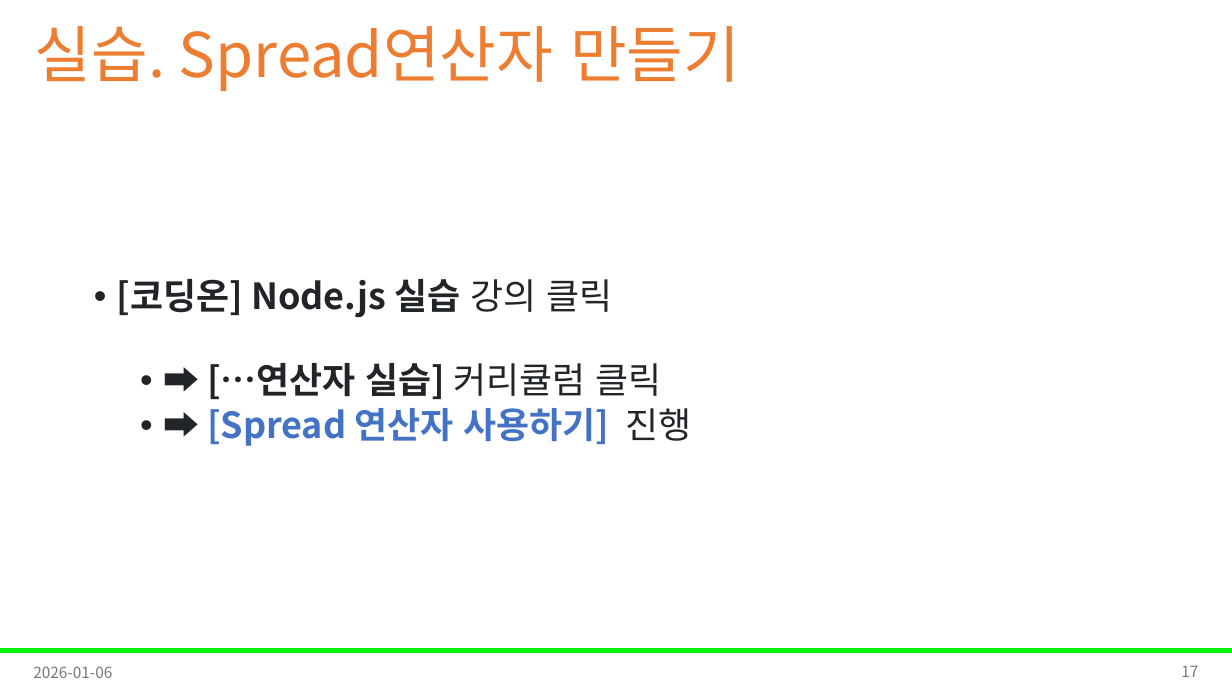
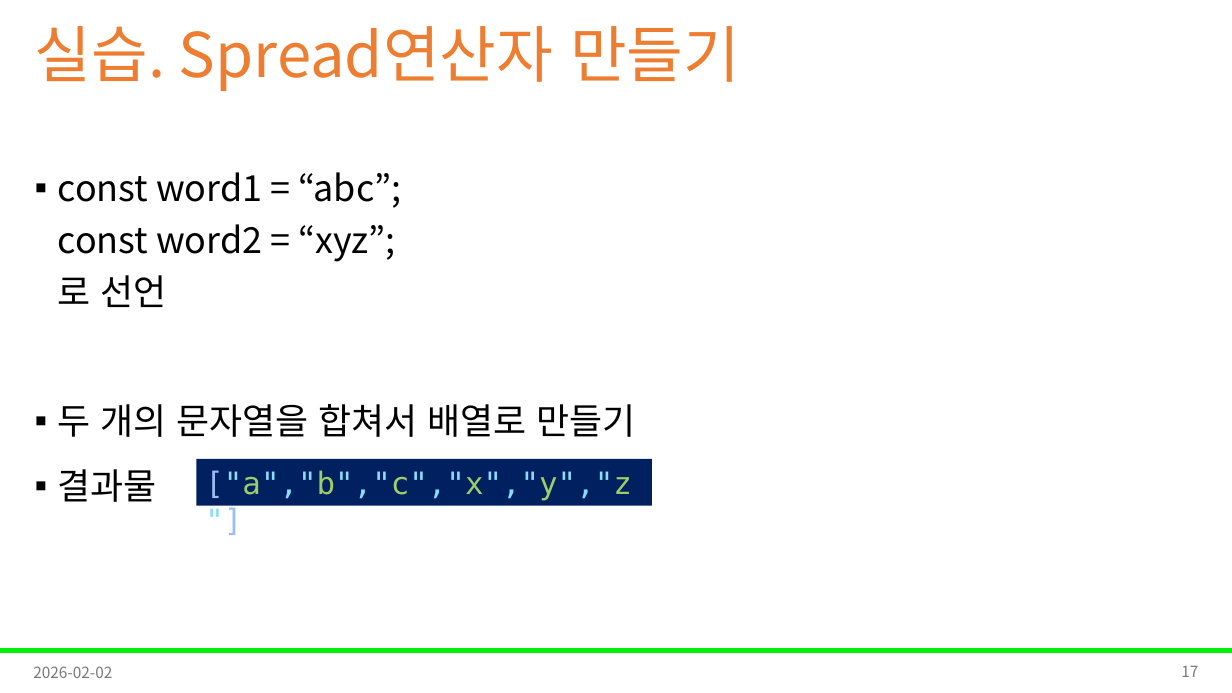
Before and after one commit to Leader-Lesson/KDT_RE_5th, a slide deck: slide 17 of material/4_WEB/03_Javascript(2).pptx. Drawn at 1232x693 pixels with LibreOffice and Linux fonts; fonts in the diff are those of the drawing; background and template pictures are left out. Boxes give left, top, right and bottom in pixels: in the first picture for what was removed or moved away, otherwise in the second. Text is boxed around its words. In the diff, an @@ line names an element or a change of style, - is before the commit and + after.

```diff
--- a/material/4_WEB/03_Javascript(2).pptx
+++ b/material/4_WEB/03_Javascript(2).pptx
@@ text added at [58,172,636,502], 28 pt, text #000000 @@
+▪ const word1 = “abc”;
+  const word2 = “xyz”;
+  로 선언
+▪ 두 개의 문자열을 합쳐서 배열로 만들기
+▪ 결과물
@@ text removed at [117,279,691,446] @@
-• [코딩온] Node.js 실습 강의 클릭
-  • ➡ […연산자 실습] 커리큘럼 클릭
-  • ➡ [Spread 연산자 사용하기] 진행
@@ rectangle added at [196,459,652,506], fill #002060, 24 pt, text #89DDFF @@
+["a","b","c","x","y","z"]
@@ text at [33,666,112,678]: text changed @@
-2026-01-06
+2026-02-02
```
Also in this commit, not shown: 40 other slides changed, 3 slides added, 3 slides removed, 7 other files.
